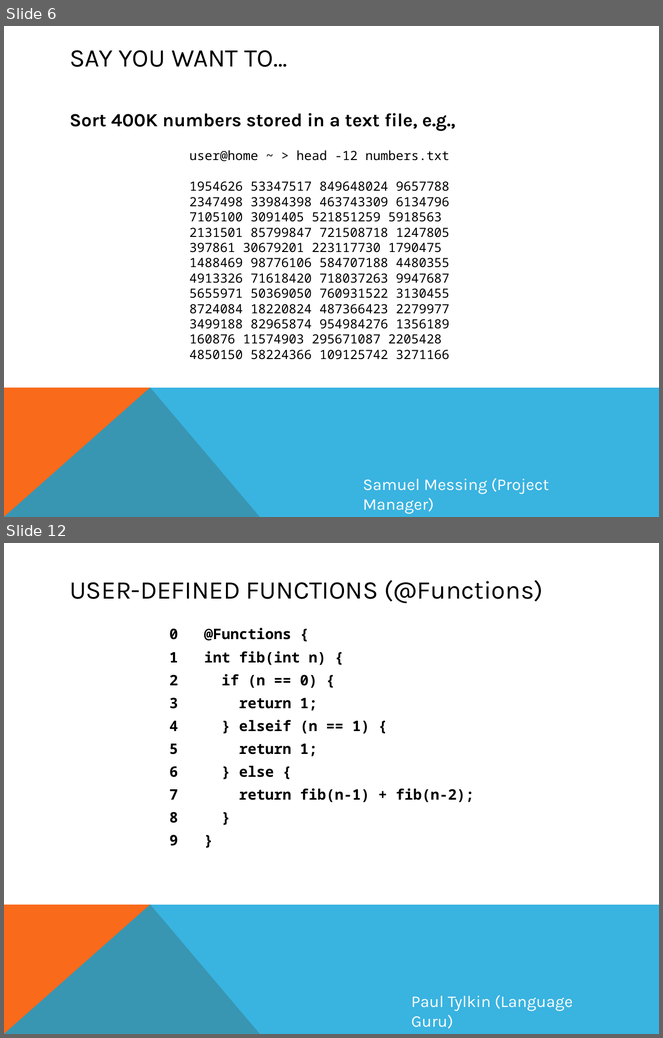
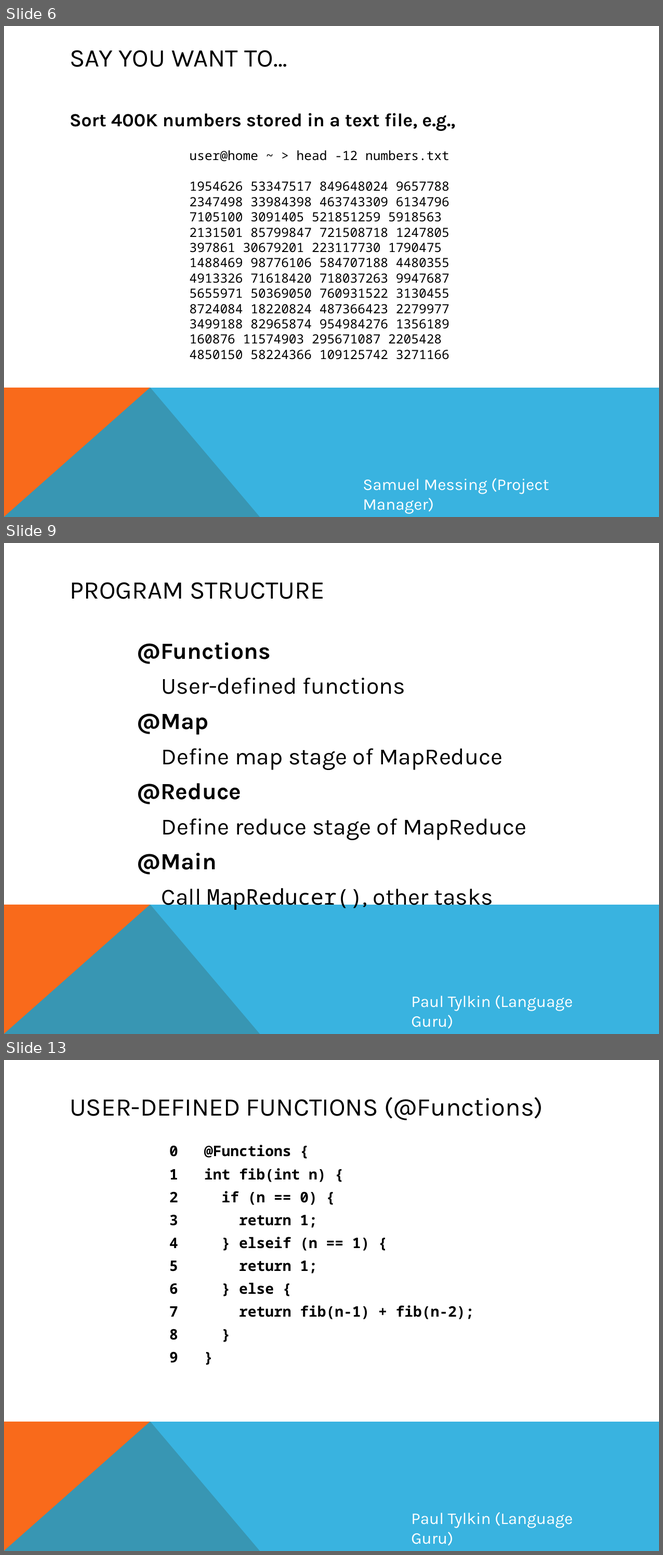
Before and after one commit to smessing/Hog, a slide deck: demo/demo.pptx. Shown one above the other, each under a label of ours: slides 6 and 12 before the commit, slides 6, 9 and 13 after it; the slides between them are not shown. The pictures are 663x1038 and 663x1555 pixels, drawn with LibreOffice and Linux fonts; fonts in the diff are those of the drawing. Boxes give left, top, right and bottom in pixels: in the first picture for what was removed or moved away, otherwise in the second. Text is boxed around its words. In the diff, an @@ line names an element or a change of style, - is before the commit and + after.

```diff
--- a/demo/demo.pptx
+++ b/demo/demo.pptx
@@ slide 9 added at [4, 543, 659, 1034], background #FFFFFF; not listed: 2 template elements that a slide beside it also shows @@
@@ title added at [70, 582, 325, 599], 28 pt, text #000000 @@
+PROGRAM STRUCTURE
@@ text added at [137, 642, 527, 911], 25.5 pt, text #000000 @@
+@Functions:
+User-defined functions
+@Map
+Define map stage of MapReduce
+@Reduce
+Define reduce stage of MapReduce
+@Main
+Call MapReducer(), other tasks
@@ text added at [411, 995, 573, 1029], 18 pt, text #FFFFFF @@
+Paul Tylkin (Language Guru)
@@ what was slide 12 is now slide 13 @@
```
Also in this commit, not shown: 9 slides changed.
